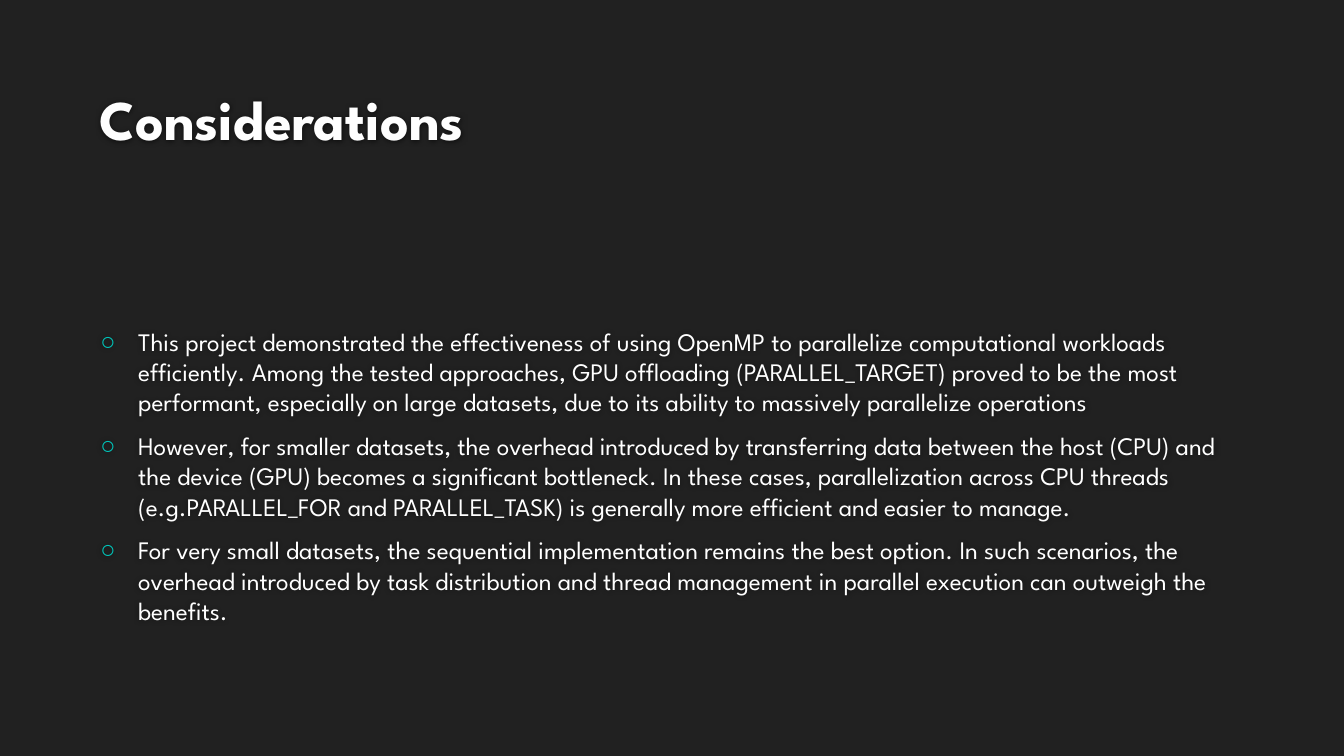
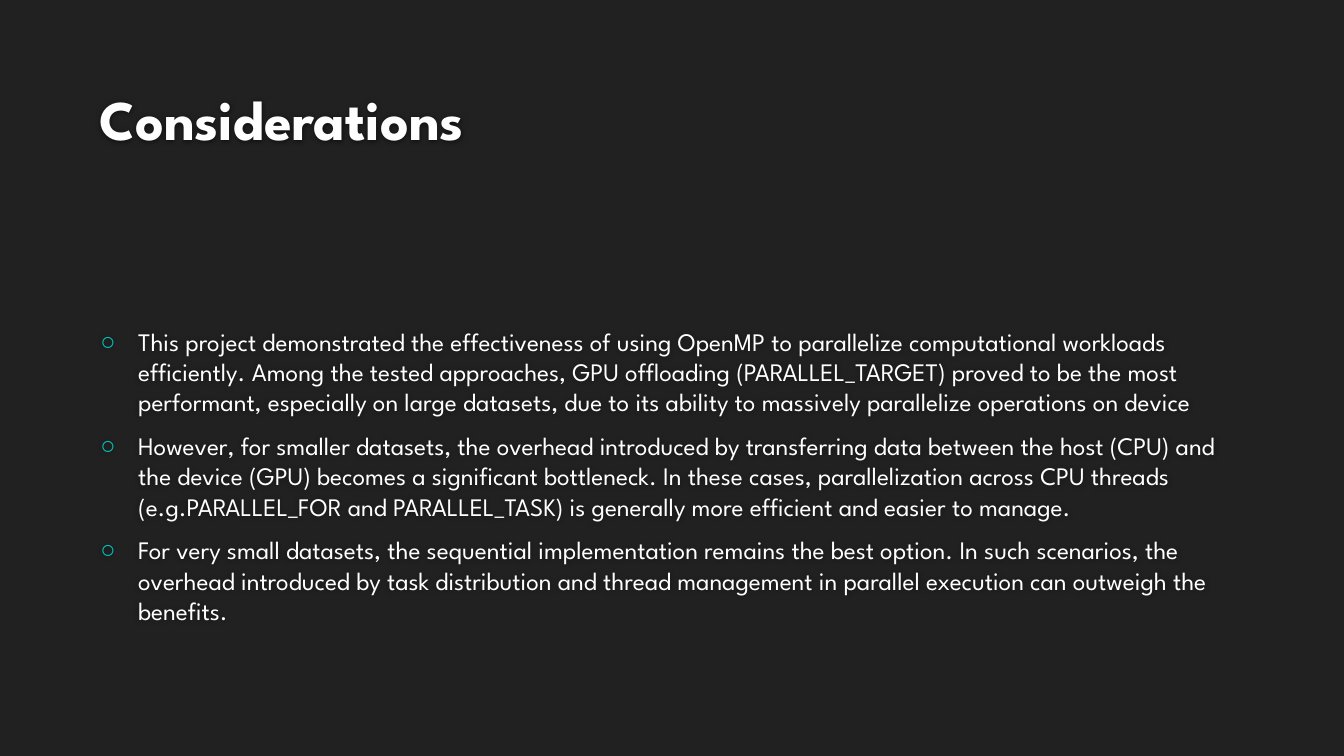
Before and after one commit to magicoderx/hpc-project, a slide deck: slide 7 of Progetto_HPC.pptx (slide 6 before the commit). Drawn at 1344x756 pixels with LibreOffice and Linux fonts; fonts in the diff are those of the drawing; background and template pictures are left out. Boxes give left, top, right and bottom in pixels: in the first picture for what was removed or moved away, otherwise in the second. Text is boxed around its words. In the diff, an @@ line names an element or a change of style, - is before the commit and + after.

```diff
--- a/Progetto_HPC.pptx
+++ b/Progetto_HPC.pptx
@@ text at box(138, 333, 1189, 417): text changed @@
-○ This project demonstrated the effectiveness of using OpenMP to parallelize computational workloads efficiently. Among the tested approaches, GPU offloading (PARALLEL_TARGET) proved to be the most performant, especially on large datasets, due to its ability to massively parallelize operations
+○ This project demonstrated the effectiveness of using OpenMP to parallelize computational workloads efficiently. Among the tested approaches, GPU offloading (PARALLEL_TARGET) proved to be the most performant, especially on large datasets, due to its ability to massively parallelize operations on device
```
Also in this commit, not shown: 4 other slides changed, 1 slide added.
